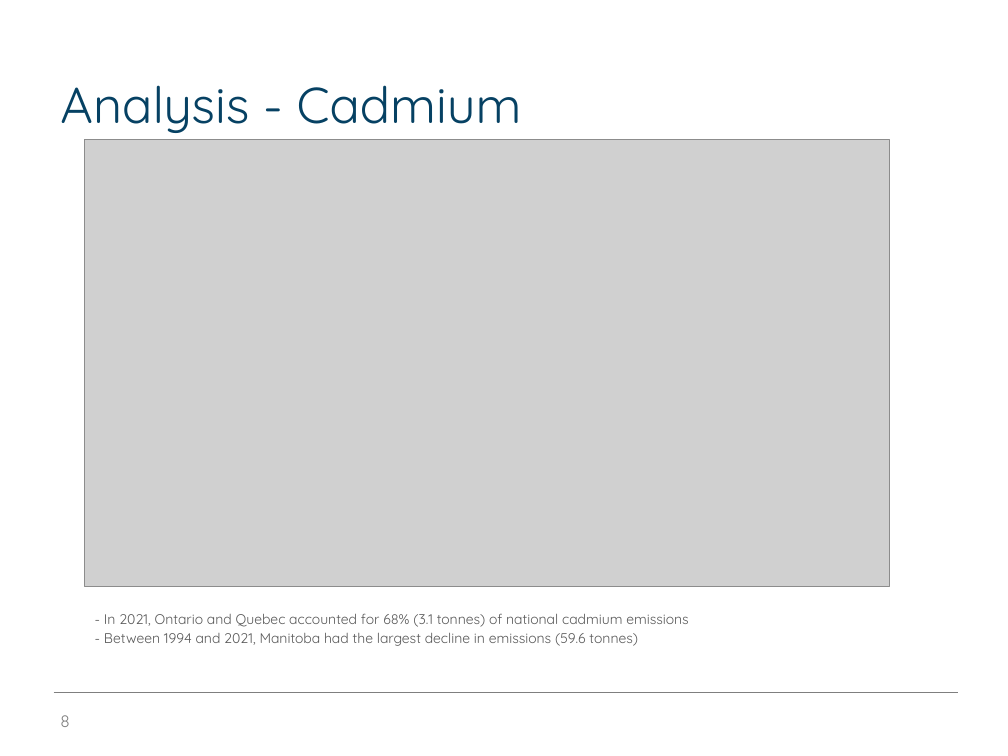
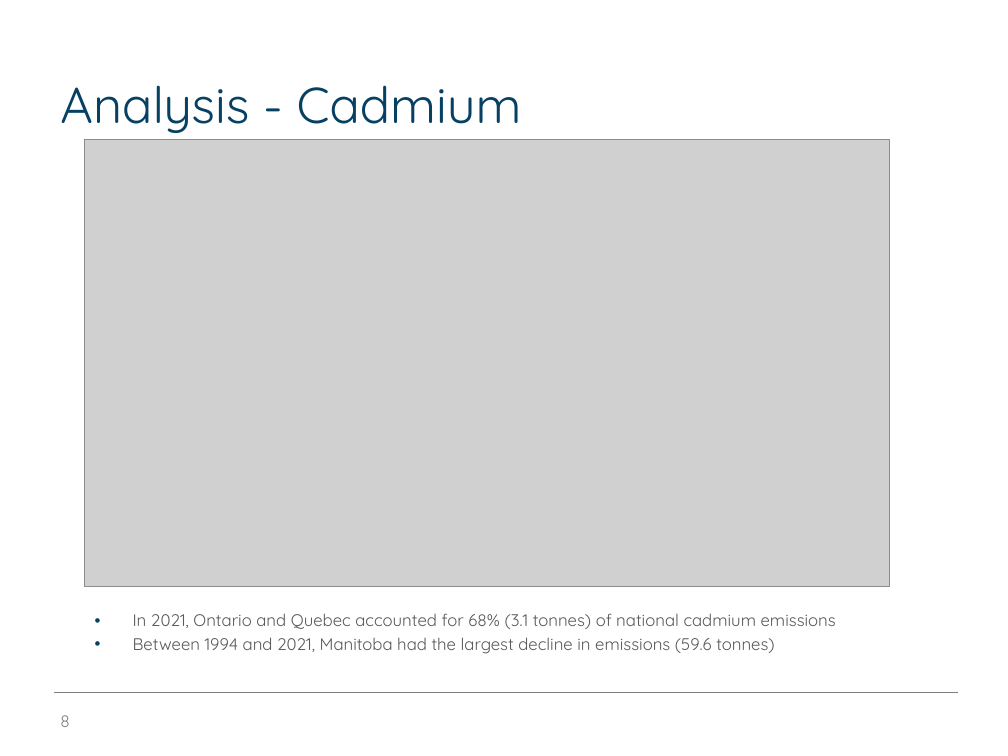
Before and after one commit to edimaudo/hackathon_coding_challenges, a slide deck: slide 8 of open_data_platform_hackathon/osdp_deck.pptx. Drawn at 1008x756 pixels with LibreOffice and Linux fonts; fonts in the diff are those of the drawing; grey boxes stand for pictures; background and template pictures are left out. Boxes give left, top, right and bottom in pixels: in the first picture for what was removed or moved away, otherwise in the second. Text is boxed around its words. In the diff, an @@ line names an element or a change of style, - is before the commit and + after.

```diff
--- a/open_data_platform_hackathon/osdp_deck.pptx
+++ b/open_data_platform_hackathon/osdp_deck.pptx
@@ text at (133,613,836,654): text changed; size 10 to 12 pt @@
-- In 2021, Ontario and Quebec accounted for 68% (3.1 tonnes) of national cadmium emissions
-- Between 1994 and 2021, Manitoba had the largest decline in emissions (59.6 tonnes)
+• In 2021, Ontario and Quebec accounted for 68% (3.1 tonnes) of national cadmium emissions
+• Between 1994 and 2021, Manitoba had the largest decline in emissions (59.6 tonnes)
```
Also in this commit, not shown: 12 other slides changed.
